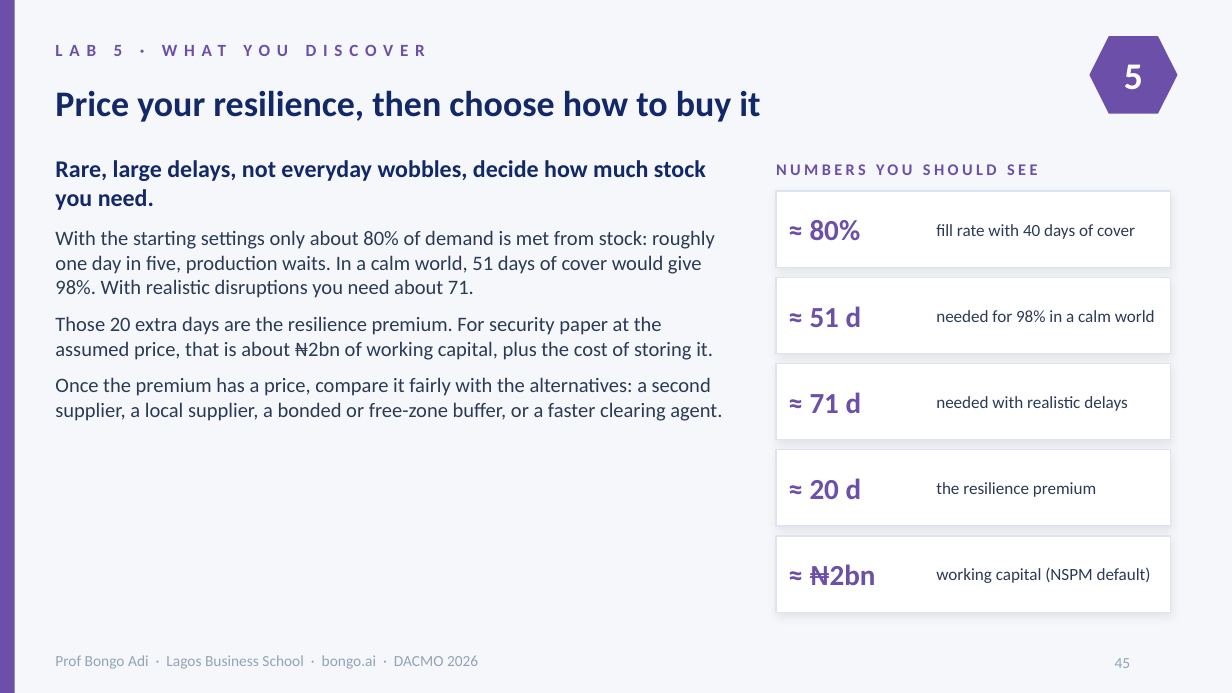
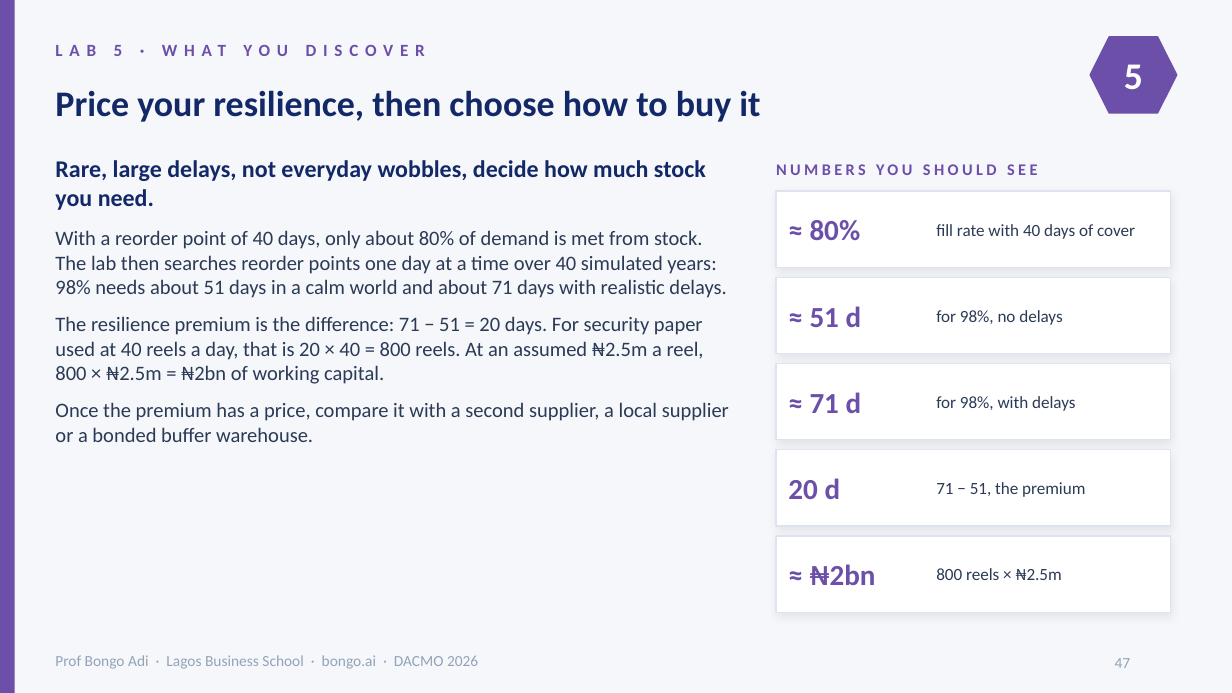
Before and after one commit to adibongo/dacmo-operations-analytics, a slide deck: slide 47 of downloads/DACMO-Analytics-for-Operations.pptx (slide 45 before the commit). Drawn at 1232x693 pixels with LibreOffice and Linux fonts; fonts in the diff are those of the drawing; background and template pictures are left out. Boxes give left, top, right and bottom in pixels: in the first picture for what was removed or moved away, otherwise in the second. Text is boxed around its words. In the diff, an @@ line names an element or a change of style, - is before the commit and + after.

```diff
--- a/downloads/DACMO-Analytics-for-Operations.pptx
+++ b/downloads/DACMO-Analytics-for-Operations.pptx
@@ text at box(55, 230, 729, 442): text changed @@
-With the starting settings only about 80% of demand is met from stock: roughly one day in five, production waits. In a calm world, 51 days of cover would give 98%. With realistic disruptions you need about 71.
-Those 20 extra days are the resilience premium. For security paper at the assumed price, that is about ₦2bn of working capital, plus the cost of storing it.
-Once the premium has a price, compare it fairly with the alternatives: a second supplier, a local supplier, a bonded or free-zone buffer, or a faster clearing agent.
+With a reorder point of 40 days, only about 80% of demand is met from stock. The lab then searches reorder points one day at a time over 40 simulated years: 98% needs about 51 days in a calm world and about 71 days with realistic delays.
+The resilience premium is the difference: 71 − 51 = 20 days. For security paper used at 40 reels a day, that is 20 × 40 = 800 reels. At an assumed ₦2.5m a reel, 800 × ₦2.5m = ₦2bn of working capital.
+Once the premium has a price, compare it with a second supplier, a local supplier or a bonded buffer warehouse.
@@ text at box(936, 310, 1062, 325): text changed @@
-needed for 98% in a calm world
+for 98%, no delays
@@ text at box(936, 396, 1075, 411): text changed @@
-needed with realistic delays
+for 98%, with delays
@@ text at box(788, 478, 841, 499): text changed @@
-≈ 20 d
+20 d
@@ text at box(936, 482, 1085, 497): text changed @@
-the resilience premium
+71 − 51, the premium
@@ text at box(936, 568, 1062, 580): text changed @@
-working capital (NSPM default)
+800 reels × ₦2.5m
@@ page number at box(1115, 658, 1131, 668): text changed @@
-45
+47
```
Also in this commit, not shown: 26 other slides changed, 2 slides added, 7 other files.
